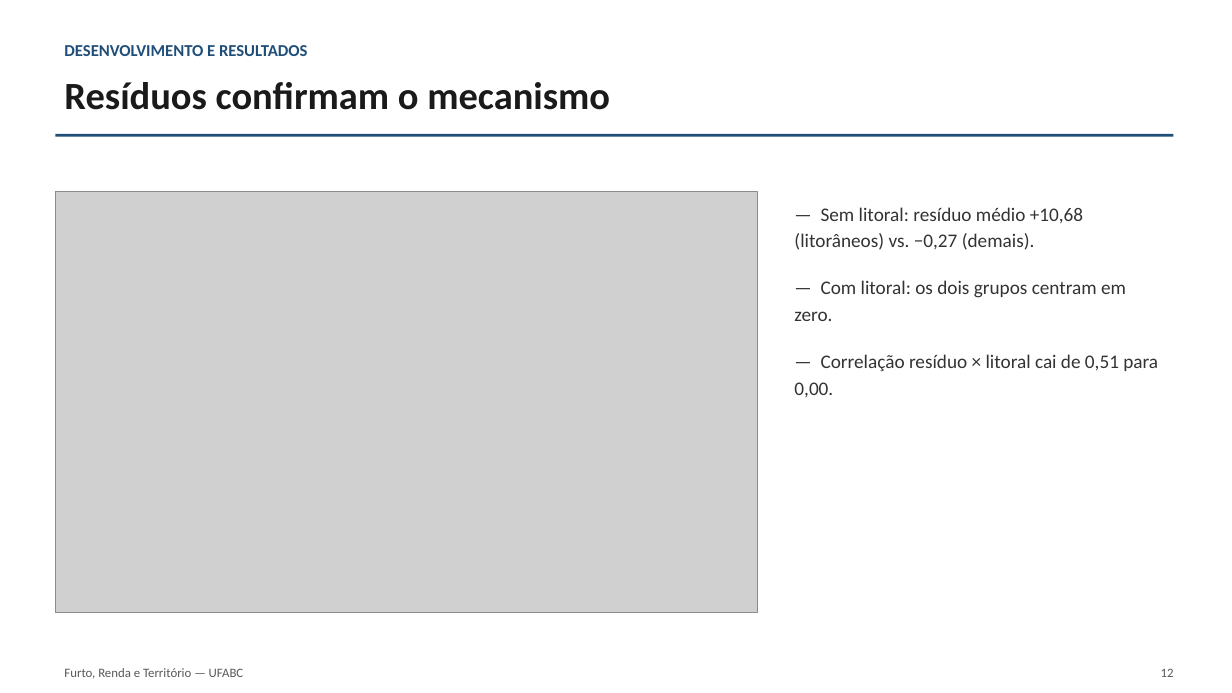
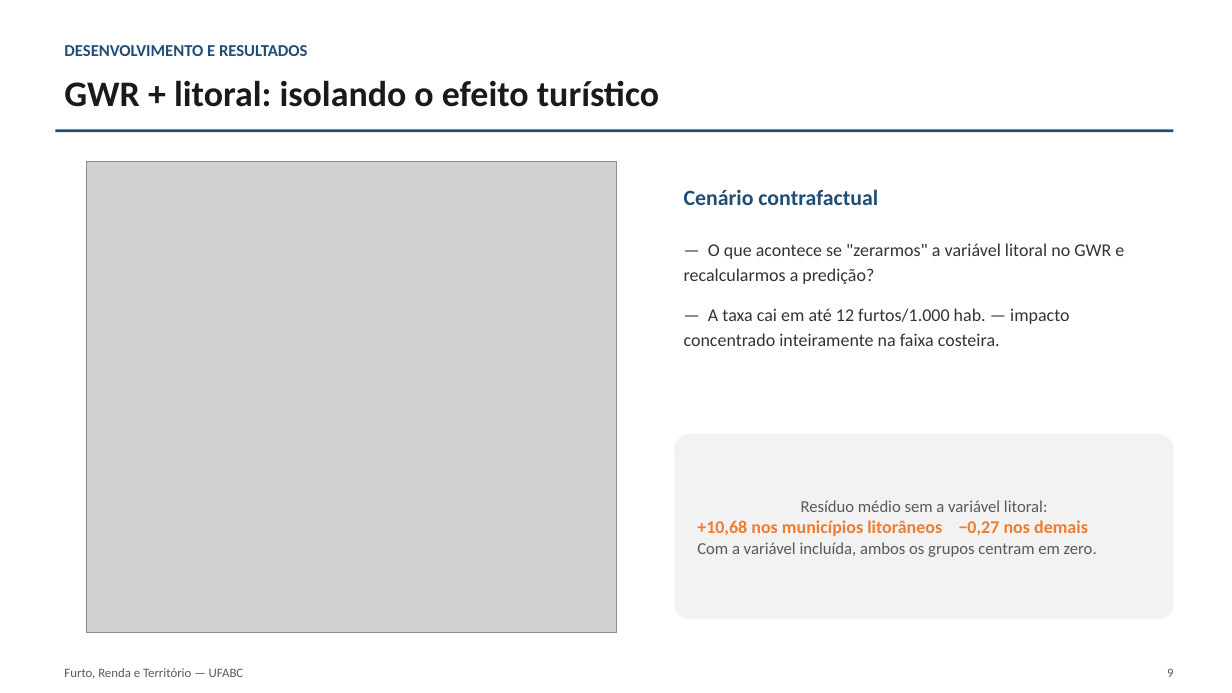
Before and after one commit to euusoujc/territory, a slide deck: slide 9 of slides/apresentacao_final.pptx (slide 12 before the commit). Drawn at 1232x693 pixels with LibreOffice and Linux fonts; fonts in the diff are those of the drawing; grey boxes stand for pictures. Boxes give left, top, right and bottom in pixels: in the first picture for what was removed or moved away, otherwise in the second. Text is boxed around its words. In the diff, an @@ line names an element or a change of style, - is before the commit and + after.

```diff
--- a/slides/apresentacao_final.pptx
+++ b/slides/apresentacao_final.pptx
@@ text at bbox=[64, 80, 659, 107]: text changed; size 30 to 28 pt @@
-Resíduos confirmam o mecanismo
+GWR + litoral: isolando o efeito turístico
@@ rectangle: place and size @@
-rectangle at bbox=[55, 134, 1174, 137]
+rectangle at bbox=[55, 129, 1174, 132]
@@ picture: place and size @@
-picture at bbox=[55, 191, 758, 613]
+picture at bbox=[86, 162, 616, 633]
@@ text added at bbox=[684, 189, 878, 205], 17 pt, text #1F4E79, bold @@
+Cenário contrafactual
@@ text removed at bbox=[794, 207, 1158, 397] @@
-— Sem litoral: resíduo médio +10,68 (litorâneos) vs. −0,27 (demais).
-— Com litoral: os dois grupos centram em zero.
-— Correlação resíduo × litoral cai de 0,51 para 0,00.
@@ text added at bbox=[684, 243, 1124, 346], 14 pt, text #333333 @@
+— O que acontece se "zerarmos" a variável litoral no GWR e recalcularmos a predição?
+— A taxa cai em até 12 furtos/1.000 hab. — impacto concentrado inteiramente na faixa costeira.
@@ rounded rectangle added at bbox=[675, 434, 1174, 619], fill #F2F2F2, 13 pt, text #595959 @@
+Resíduo médio sem a variável litoral:
++10,68 nos municípios litorâneos −0,27 nos demais
+Com a variável incluída, ambos os grupos centram em zero.
@@ text at bbox=[1167, 668, 1173, 677]: text changed @@
-12
+9
```
Also in this commit, not shown: 7 other slides changed, 5 slides added, 7 slides removed, 3 other files.
